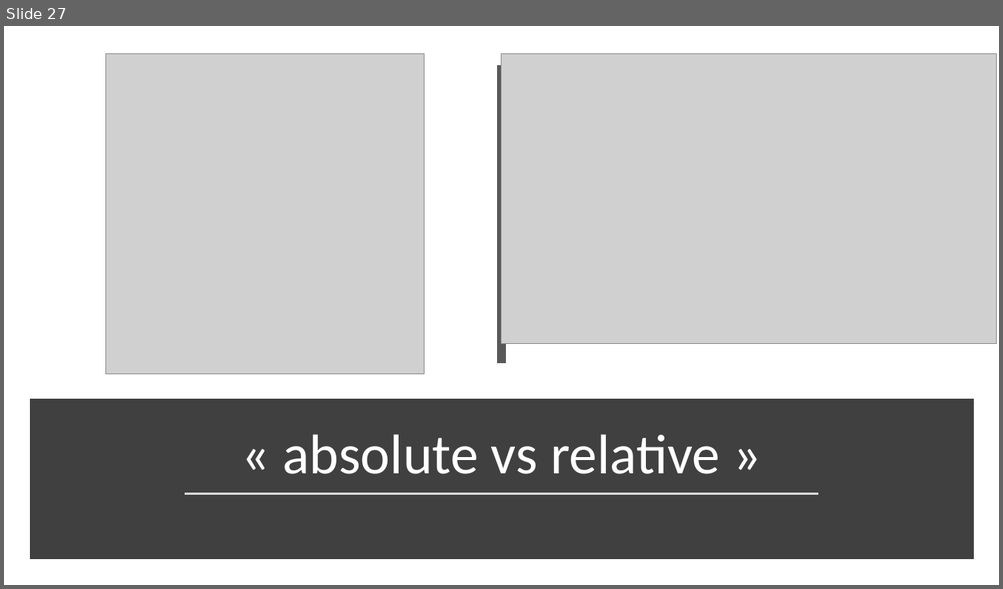
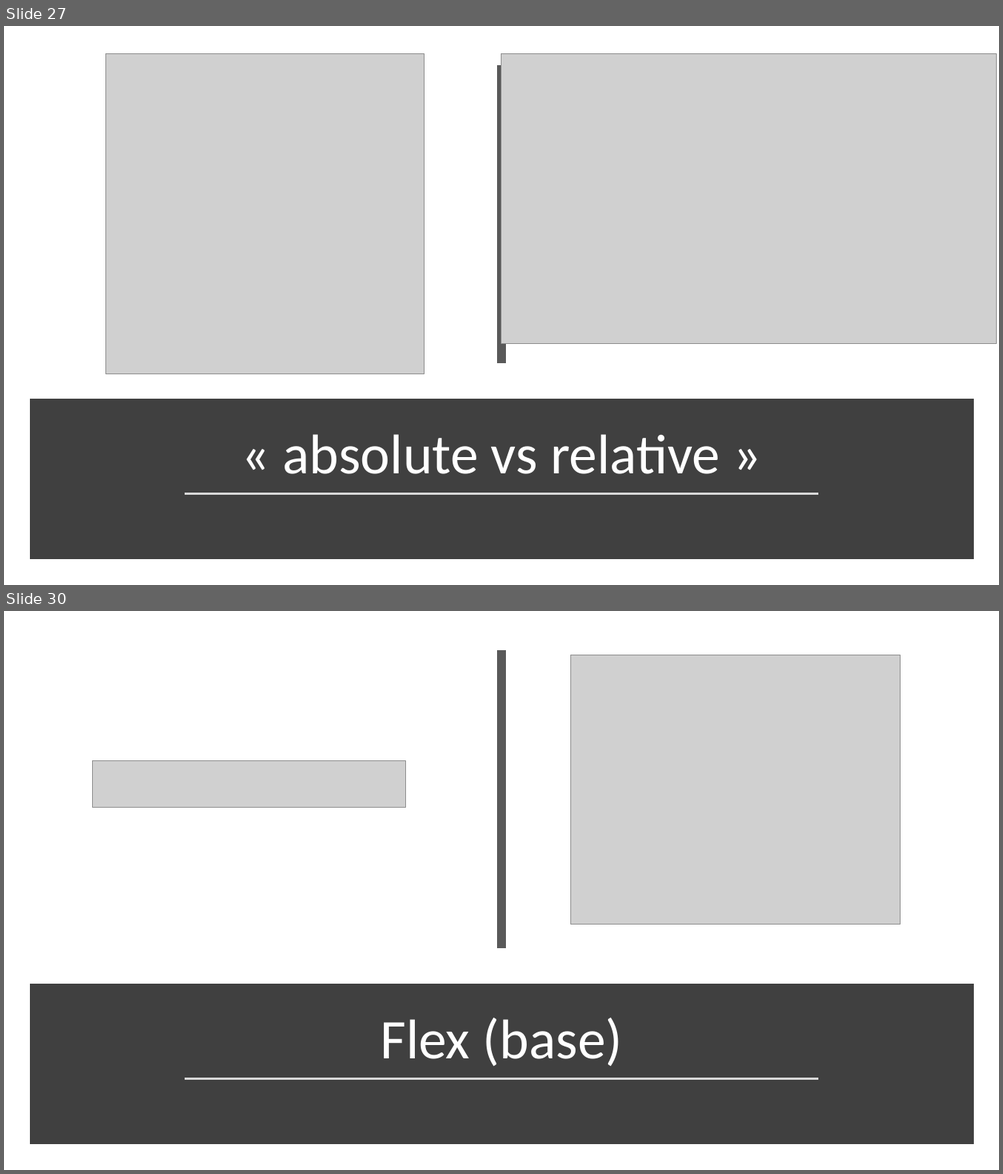
Before and after one commit to fragmatyc/SAAQ, a slide deck: CSS/1. Présentation/Cours CSS - v1.0.pptx. Shown one above the other, each under a label of ours: slide 27 before the commit, slides 27 and 30 after it; the slides between them are not shown. The pictures are 1003x589 and 1003x1174 pixels, drawn with LibreOffice and Linux fonts; fonts in the diff are those of the drawing; grey boxes stand for pictures. Boxes give left, top, right and bottom in pixels: in the first picture for what was removed or moved away, otherwise in the second. Text is boxed around its words. In the diff, an @@ line names an element or a change of style, - is before the commit and + after.

```diff
--- a/CSS/1. Présentation/Cours CSS - v1.0.pptx
+++ b/CSS/1. Présentation/Cours CSS - v1.0.pptx
@@ slide 30 added at [4,611,999,1170], background #FFFFFF @@
@@ line added from (502, 649) to (502, 948), #595959 8 pt @@
@@ picture added at [570,655,900,924] @@
@@ picture added at [92,761,405,807] @@
@@ rectangle added at [34,989,968,1140], fill #404040, outline #404040 10 pt @@
@@ title added at [380,1018,623,1067], 54 pt, text #FFFFFF @@
+Flex (base)
@@ line added from (185, 1079) to (819, 1079), #D9D9D9 1.75 pt @@
```
Also in this commit, not shown: 4 slides changed, 15 other slides added, 4 slides removed, 6 other files.
